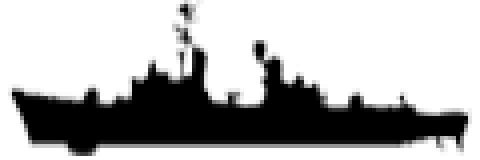
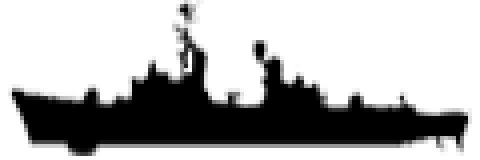
The second 480×160 image is a revision of the first. Changes to its layers:
painted on "Layer 1" over [left=180, top=40, right=196, bottom=80]
